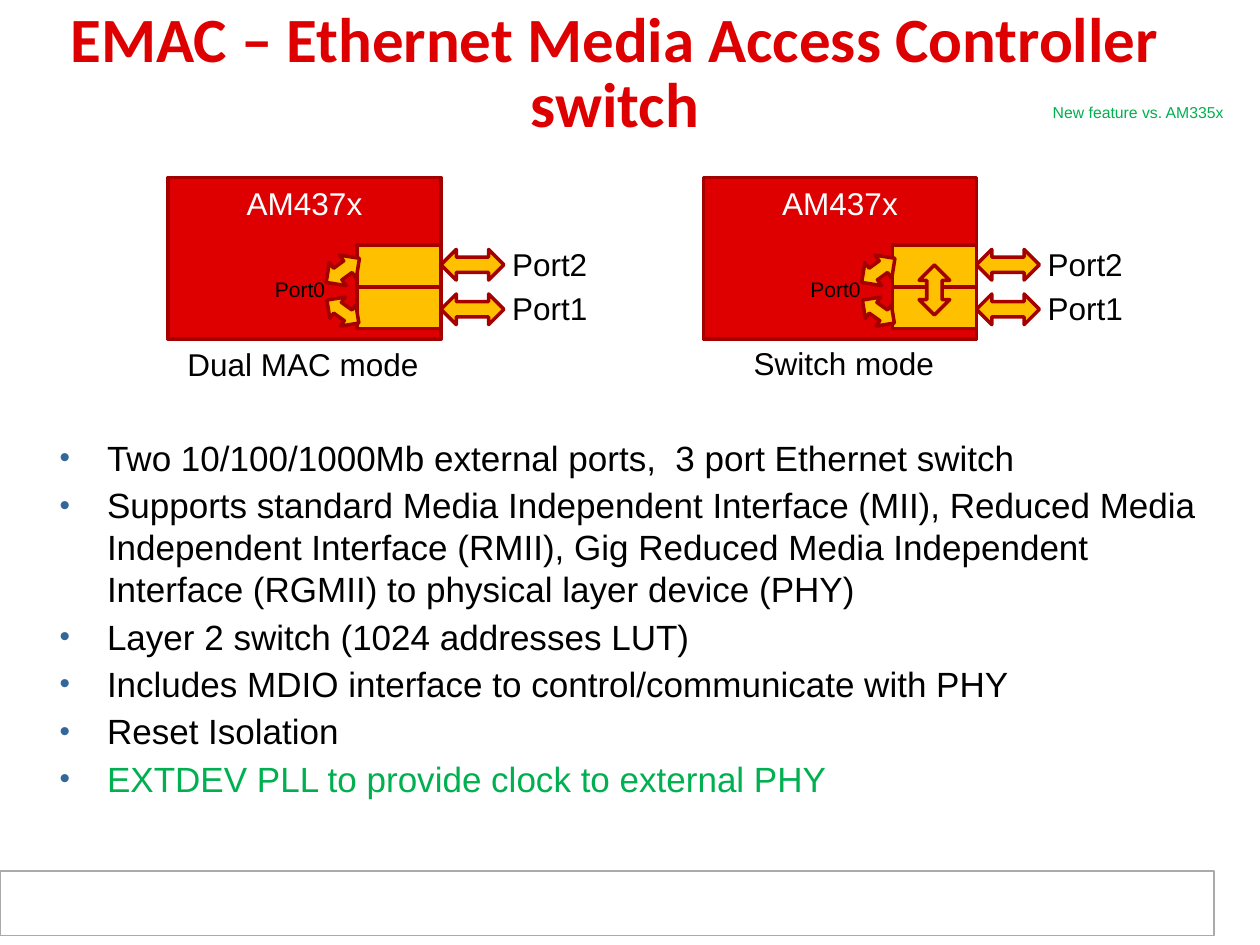
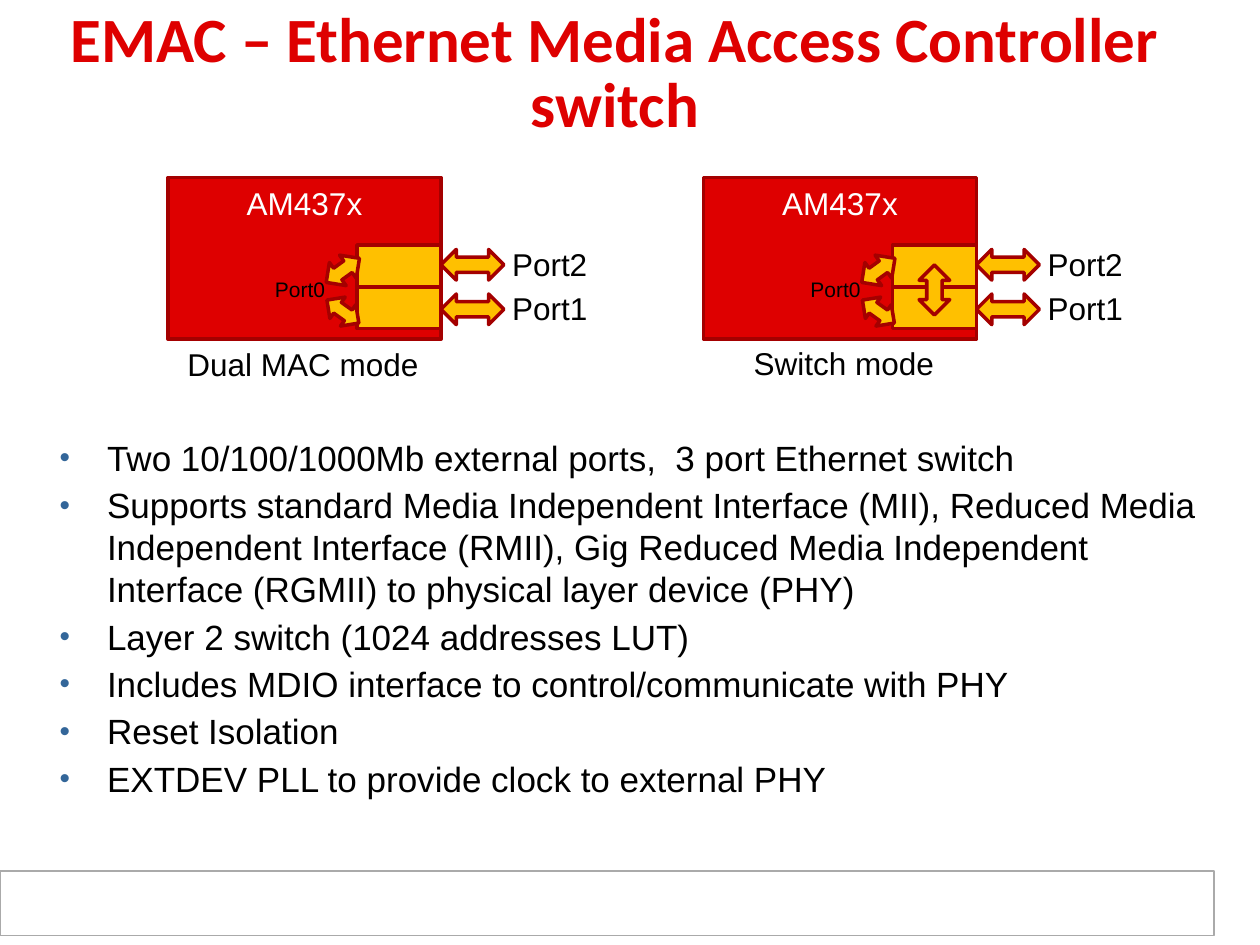
Before and after one commit to hari1989/keystone-workshop, a slide deck: slide 22 of preliminary/Working/presentations/Sitara/Ran_sitara_boot_camp_am437x_technical_overview_final.pptx. Drawn at 1260x945 pixels with LibreOffice and Linux fonts; fonts in the diff are those of the drawing; background and template pictures are left out. Boxes give left, top, right and bottom in pixels: in the first picture for what was removed or moved away, otherwise in the second. Text is boxed around its words. In the diff, an @@ line names an element or a change of style, - is before the commit and + after.

```diff
--- a/preliminary/Working/presentations/Sitara/Ran_sitara_boot_camp_am437x_technical_overview_final.pptx
+++ b/preliminary/Working/presentations/Sitara/Ran_sitara_boot_camp_am437x_technical_overview_final.pptx
@@ text removed at <box>1053,106,1224,118</box> @@
-New feature vs. AM335x
@@ text at <box>107,766,826,798</box>: text colour #00B050 to #000000 in "EXTDEV PLL to provide clock to external ..." @@
```
Also in this commit, not shown: 3 other slides changed.
